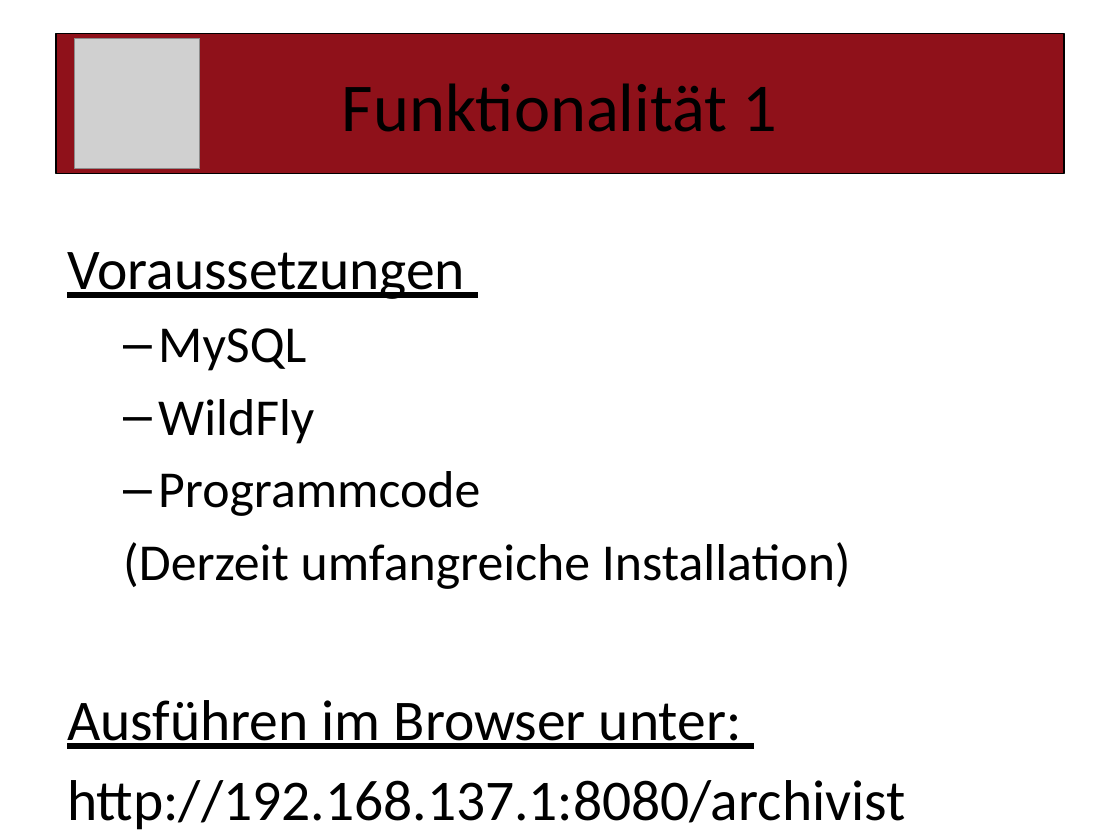
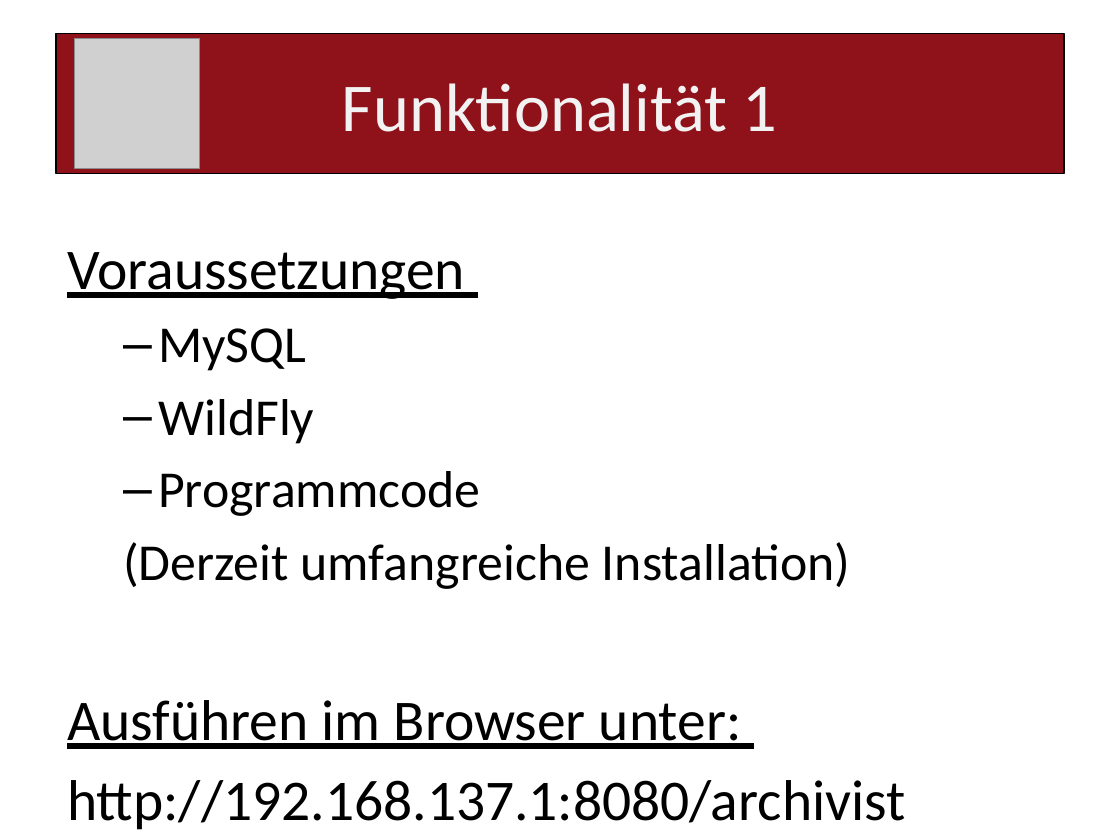
Before and after one commit to paulisch/archivist, a slide deck: slide 9 of Documentation/ProjectDocumentation/Presentation.pptx. Drawn at 1120x840 pixels with LibreOffice and Linux fonts; fonts in the diff are those of the drawing; grey boxes stand for pictures. Boxes give left, top, right and bottom in pixels: in the first picture for what was removed or moved away, otherwise in the second. Text is boxed around its words. In the diff, an @@ line names an element or a change of style, - is before the commit and + after.

Commit message:
Presentation, timerecording, meetings

```diff
--- a/Documentation/ProjectDocumentation/Presentation.pptx
+++ b/Documentation/ProjectDocumentation/Presentation.pptx
@@ title "Funktionalität 1" at [56, 34, 1064, 174]: text colour #000000 to #F2F2F2 @@
```
Also in this commit, not shown: 2 other files.
